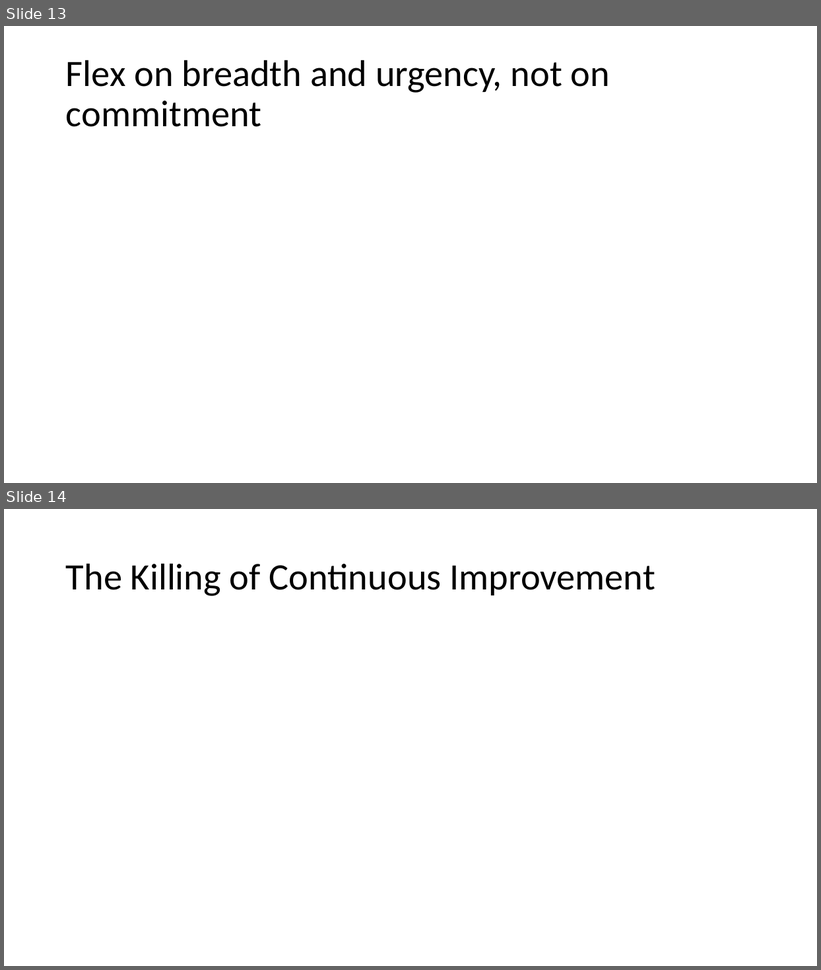
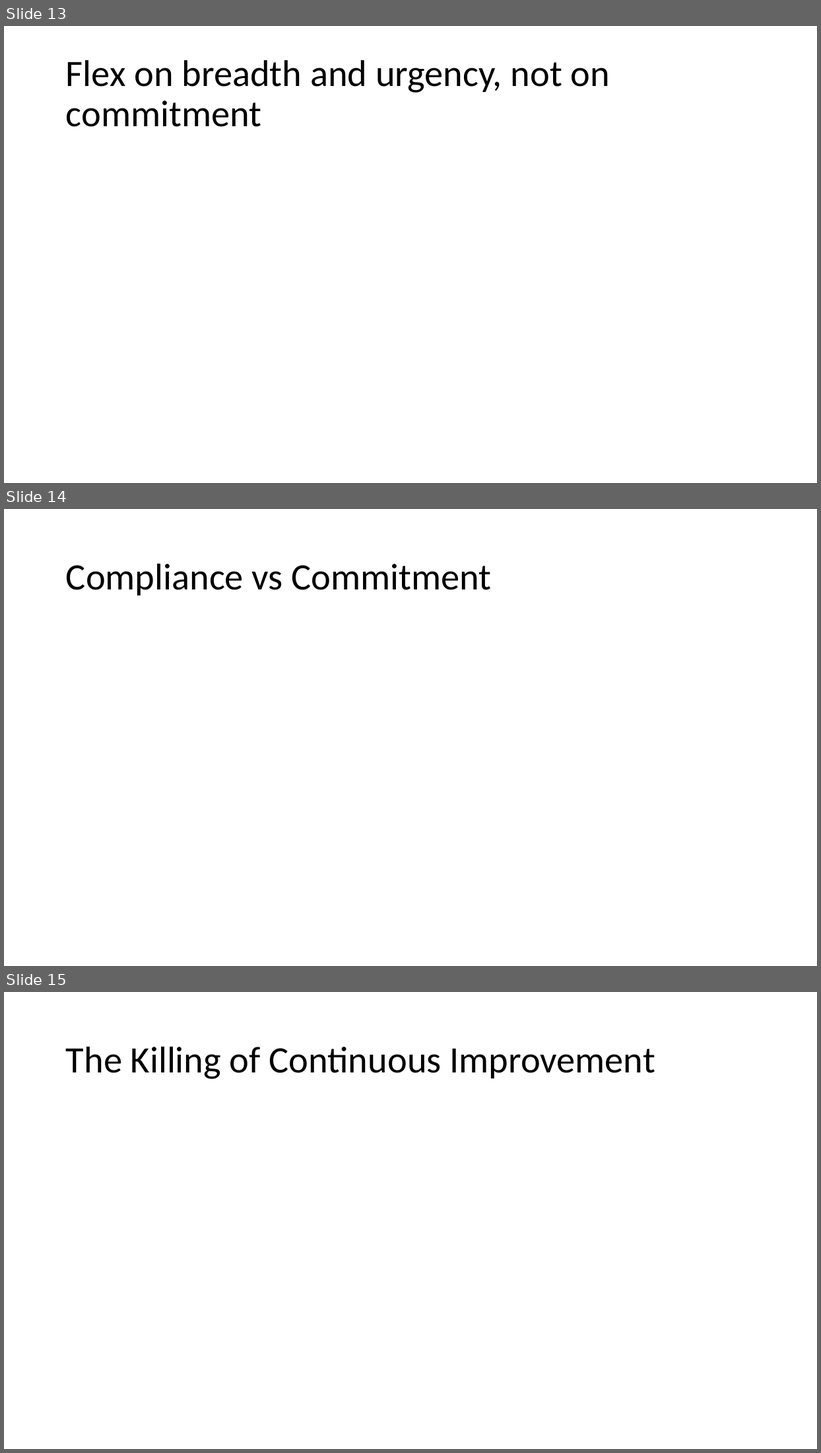
Before and after one commit to jugisahunk/presentations, a slide deck: tortoise-and-hare/tortoise-and-hare.pptx. Shown one above the other, each under a label of ours: slides 13 and 14 before the commit, slides 13, 14 and 15 after it. The pictures are 821x970 and 821x1453 pixels, drawn with LibreOffice and Linux fonts; fonts in the diff are those of the drawing. Boxes give left, top, right and bottom in pixels: in the first picture for what was removed or moved away, otherwise in the second. Text is boxed around its words. In the diff, an @@ line names an element or a change of style, - is before the commit and + after.

```diff
--- a/tortoise-and-hare/tortoise-and-hare.pptx
+++ b/tortoise-and-hare/tortoise-and-hare.pptx
@@ slide 14 added at (4,509,817,966), background #FFFFFF @@
@@ title added at (66,563,492,595), 44 pt, text #000000 @@
+Compliance vs Commitment
@@ what was slide 14 is now slide 15 @@
```
Also in this commit, not shown: 9 slides changed, 1 other file.
